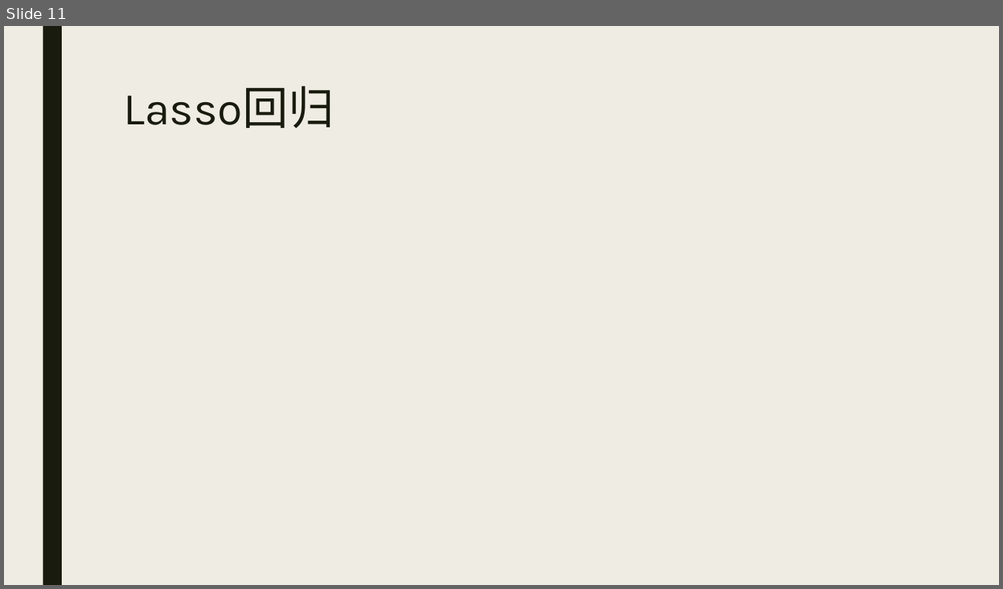
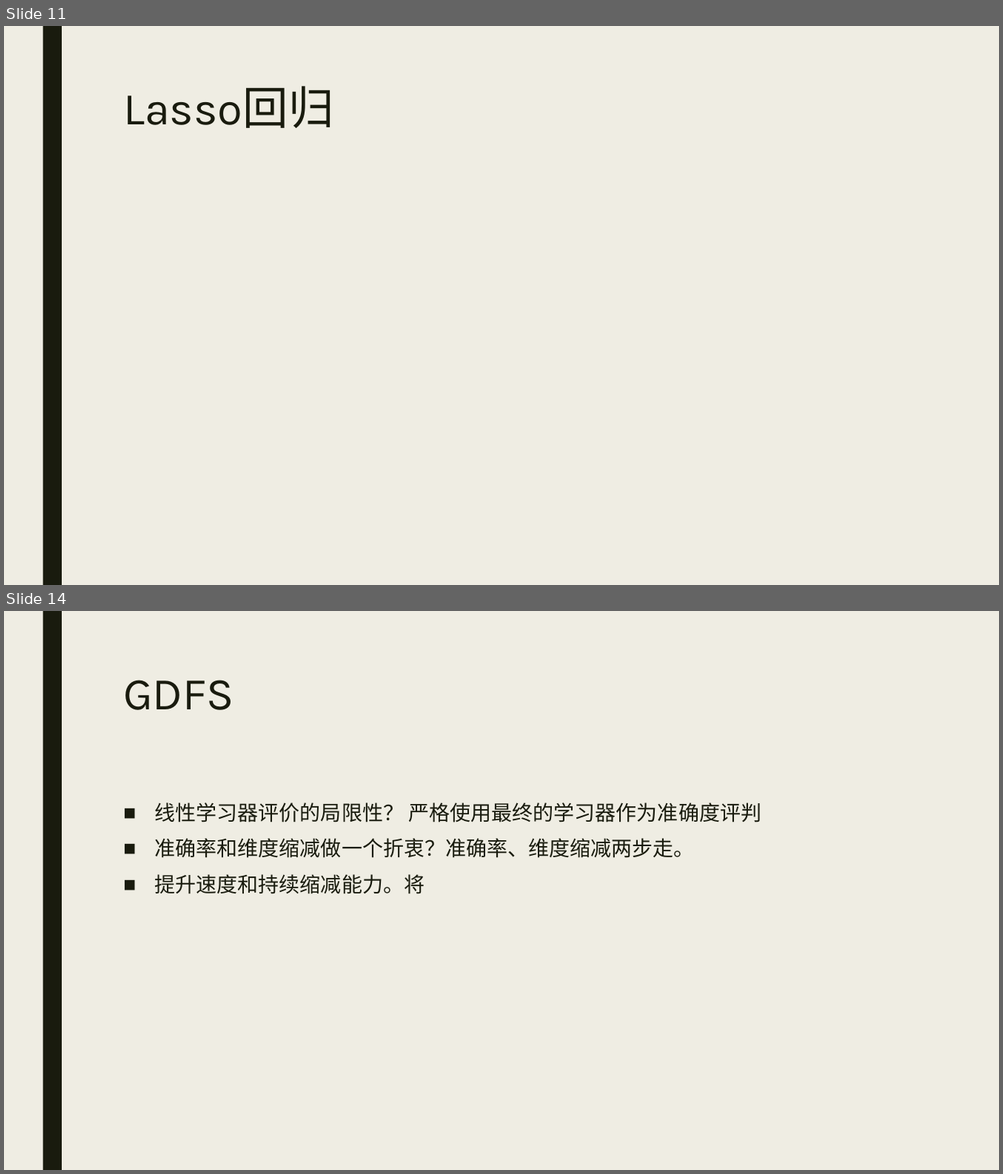
Before and after one commit to WNJXYK/JLU_FeatureSelection, a slide deck: Doc/Pre.pptx. Shown one above the other, each under a label of ours: slide 11 before the commit, slides 11 and 14 after it; the slides between them are not shown. The pictures are 1003x589 and 1003x1174 pixels, drawn with LibreOffice and Linux fonts; fonts in the diff are those of the drawing; grey boxes stand for pictures. Boxes give left, top, right and bottom in pixels: in the first picture for what was removed or moved away, otherwise in the second. Text is boxed around its words. In the diff, an @@ line names an element or a change of style, - is before the commit and + after.

```diff
--- a/Doc/Pre.pptx
+++ b/Doc/Pre.pptx
@@ slide 14 added at <box>4,611,999,1170</box>, background #EFEDE3; not listed: 1 template element that a slide beside it also shows @@
@@ title added at <box>123,680,234,710</box>, 44 pt, text #191B0E @@
+GDFS
@@ text added at <box>155,803,761,894</box>, 20 pt, text #191B0E @@
+■ 线性学习器评价的局限性？ 严格使用最终的学习器作为准确度评判
+■ 准确率和维度缩减做一个折衷？准确率、维度缩减两步走。
+■ 提升速度和持续缩减能力。将
```
Also in this commit, not shown: 2 other slides added, 1 slide removed, 2 other files.
